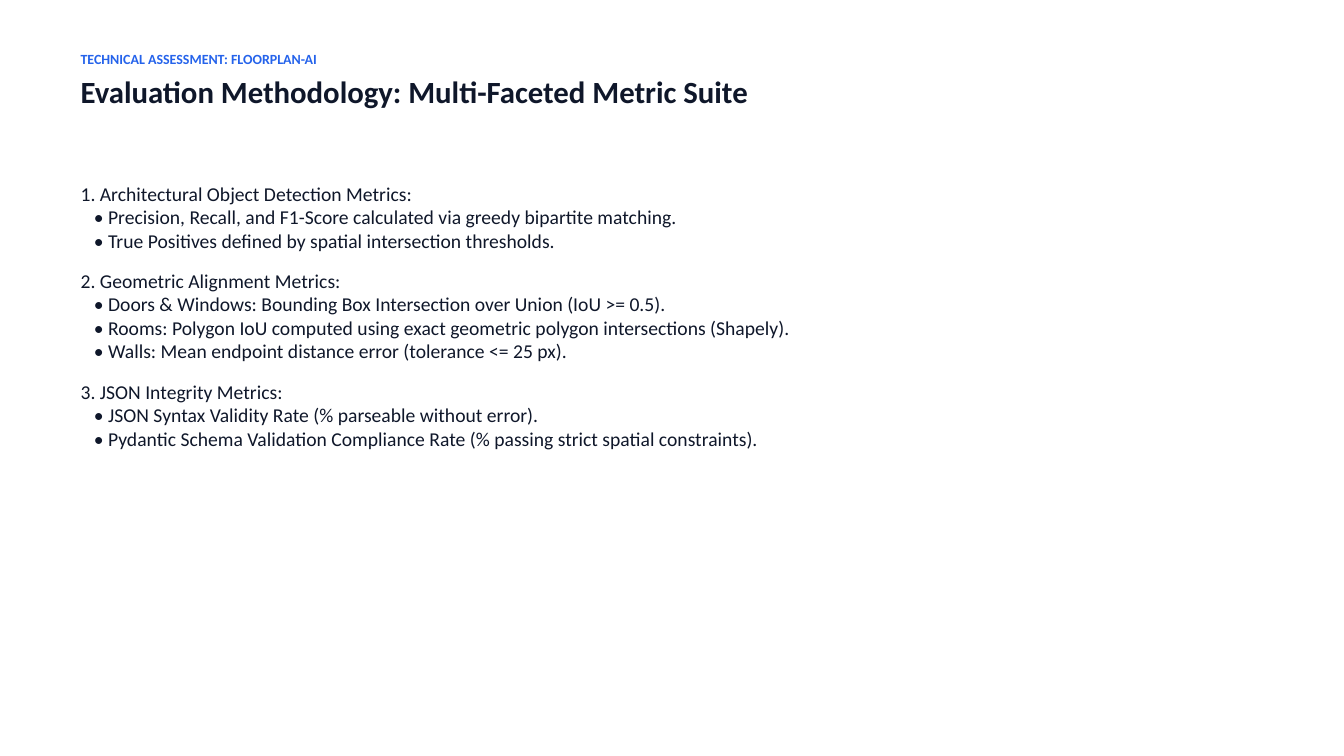
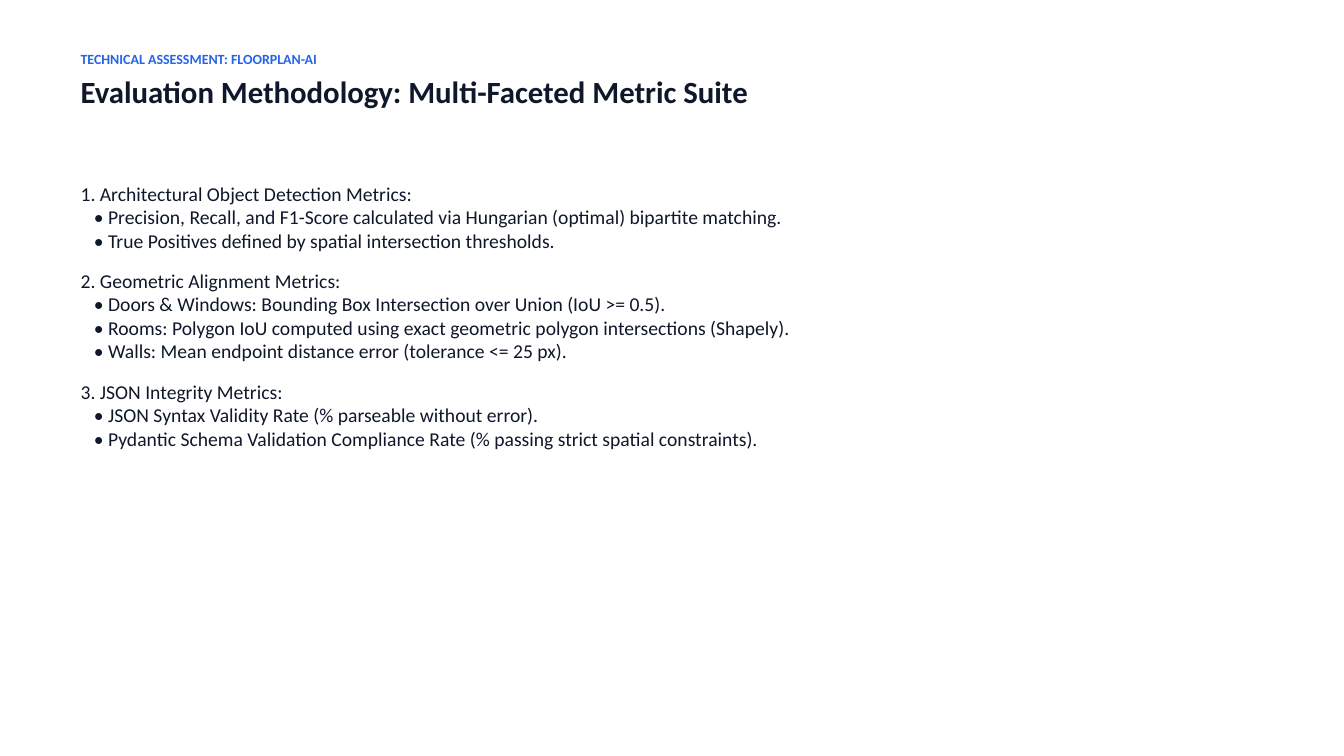
Before and after one commit to sandhiya-1234/FloorPlan-AI, a slide deck: slide 11 of presentation/Floorplan_AI_Assessment.pptx. Drawn at 1344x756 pixels with LibreOffice and Linux fonts; fonts in the diff are those of the drawing. Boxes give left, top, right and bottom in pixels: in the first picture for what was removed or moved away, otherwise in the second. Text is boxed around its words. In the diff, an @@ line names an element or a change of style, - is before the commit and + after.

```diff
--- a/presentation/Floorplan_AI_Assessment.pptx
+++ b/presentation/Floorplan_AI_Assessment.pptx
@@ text at [81,187,781,251]: text changed @@
-1. Architectural Object Detection Metrics:
-• Precision, Recall, and F1-Score calculated via greedy bipartite matching.
-• True Positives defined by spatial intersection thresholds.
+1. Architectural Object Detection Metrics:
+• Precision, Recall, and F1-Score calculated via Hungarian (optimal) bipartite matching.
+• True Positives defined by spatial intersection thresholds.
```
Also in this commit, not shown: 9 other slides changed, 1 slide added, 1 slide removed, 41 other files.
